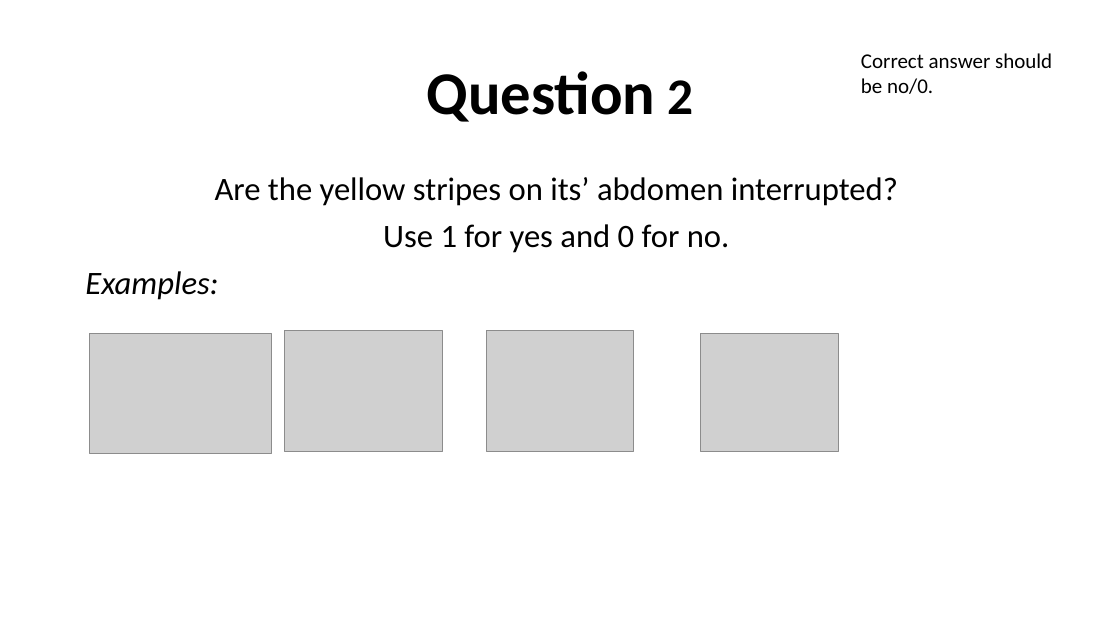
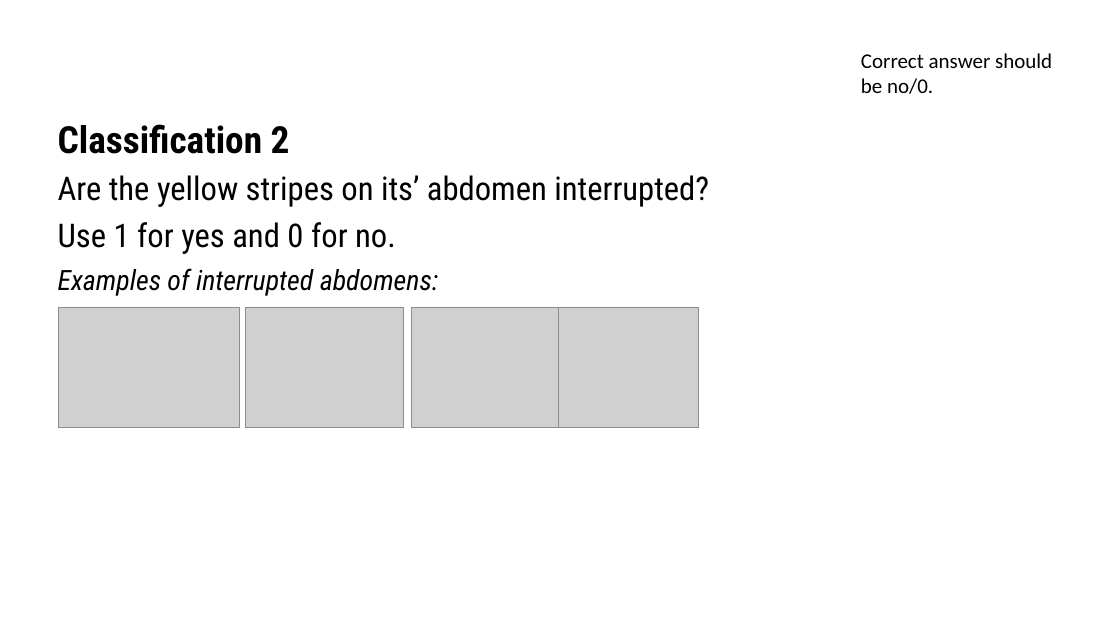
Before and after one commit to Hannarea/Hornet-Project, a slide deck: slide 2 of Classification Questions.pptx. Drawn at 1120x630 pixels with LibreOffice and Linux fonts; fonts in the diff are those of the drawing; grey boxes stand for pictures. Boxes give left, top, right and bottom in pixels: in the first picture for what was removed or moved away, otherwise in the second. Text is boxed around its words. In the diff, an @@ line names an element or a change of style, - is before the commit and + after.

```diff
--- a/Classification Questions.pptx
+++ b/Classification Questions.pptx
@@ title at (58,124,290,154): text changed; size 52 to 32 pt; font Calibri to Roboto Condensed @@
-Question 2
+Classification 2
@@ text "Are the yellow stripes on ...": place and size @@
-text "Are the yellow stripes on ..." at (85,177,898,300)
+text "Are the yellow stripes on ..." at (58,175,709,296)
@@ text at (58,175,709,254): font Calibri to Roboto Condensed in "Are the yellow stripes on its’ abdomen ...", "Use 1 for yes and 0 for ..."; alignment centre to left @@
@@ text at (58,269,439,296): text changed; size 28 to 24 pt; font Calibri to Roboto Condensed @@
-Examples:
+Examples of interrupted abdomens:
@@ picture: place and size @@
-picture at (90,334,271,455)
+picture at (58,308,239,429)
@@ picture: place and size @@
-picture at (285,331,443,452)
+picture at (245,308,403,429)
@@ picture: place and size @@
-picture at (487,331,634,452)
+picture at (412,308,558,429)
@@ picture: place and size @@
-picture at (701,334,838,452)
+picture at (558,308,698,429)
```
Also in this commit, not shown: 1 other slide changed, 2 slides added, 1 other file.
